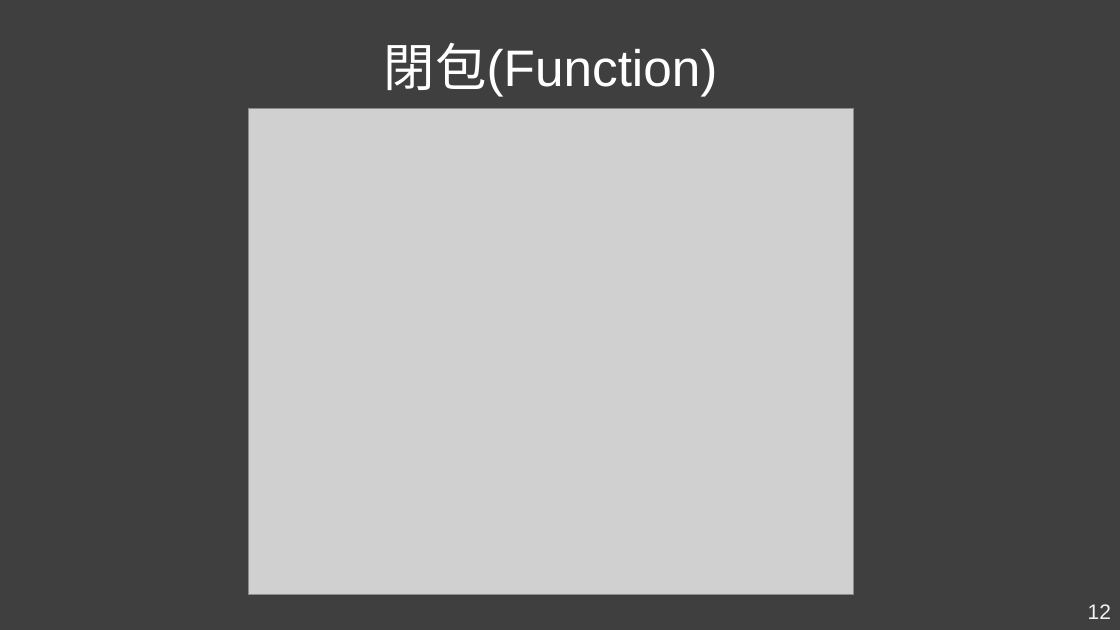
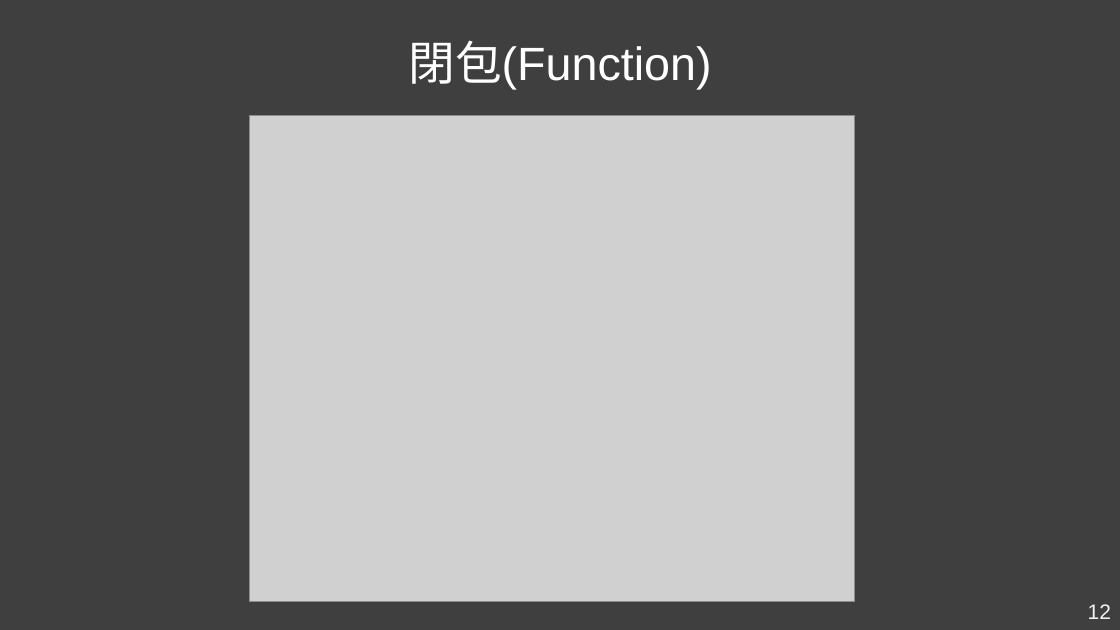
Before and after one commit to Kader-coder/React-Hooks, a slide deck: slide 12 of PPT/React Hooks &.pptx. Drawn at 1120x630 pixels with LibreOffice and Linux fonts; fonts in the diff are those of the drawing; grey boxes stand for pictures. Boxes give left, top, right and bottom in pixels: in the first picture for what was removed or moved away, otherwise in the second. Text is boxed around its words. In the diff, an @@ line names an element or a change of style, - is before the commit and + after.

```diff
--- a/PPT/React Hooks &.pptx
+++ b/PPT/React Hooks &.pptx
@@ text "閉包(Function)": place and size @@
-text "閉包(Function)" at [384,43,718,97]
+text "閉包(Function)" at [408,40,711,90]
@@ text "閉包(Function)" at [408,40,711,90]: size 44 to 40 pt; line spacing 1.5 to 0.9; more space between paragraphs; vertical alignment top to middle @@
@@ picture: place and size @@
-picture at [249,109,854,596]
+picture at [250,115,854,602]
```
Also in this commit, not shown: 6 other slides changed, 6 slides added, 1 slide removed.
